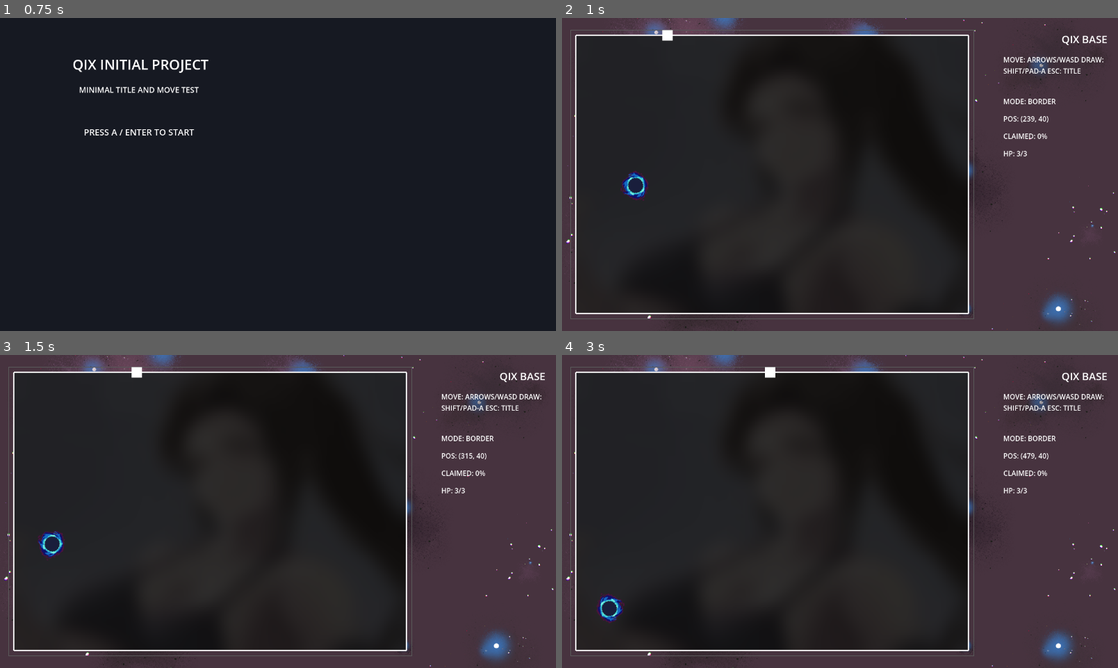
Above: before the commit, frames 1-4 (two rows, left to right).
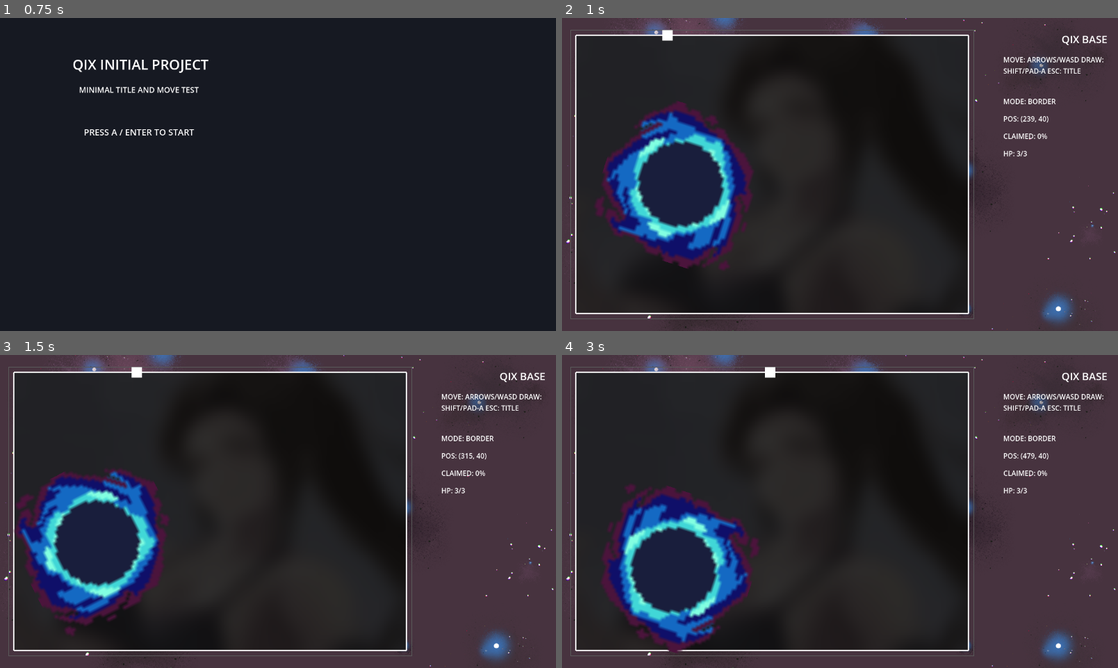
Above: after the commit, the same moments.

Repository: goenc/qix-project
Game: Godot game, scene res://scenes/title_main.tscn
The game is run twice, just before and just after one commit, with the same random seed, the same clock (stepped at 60 frames per second) and the same inputs.
Inputs (mouse positions are in pixels of both pictures, inside the frame that each line leads up to):
- Up to frame 1 (0.75 s): tap A at 0.5 s; move the mouse to (400, 158) at 0.52 s; hold Right (move_right) from 0.53 s (still down); tap Shift (qix_draw) at 0.6 s; click (400, 158) at 0.67 s
- Up to frame 2 (1 s): keep holding Right (move_right); tap Space at 0.77 s
- Up to frame 3 (1.5 s): move the mouse to (166, 527) at 1.27 s; release Right (move_right) at 1.28 s; hold Down (move_down) from 1.28 s (still down); tap Enter (qix_start) at 1.35 s
- Up to frame 4 (3 s): tap Space at 1.52 s; move the mouse to (895, 442) at 2.02 s; release Down (move_down) at 2.03 s; hold Right (move_right) 2.03-2.78 s; tap Shift (qix_draw) at 2.1 s; move the mouse to (812, 574) at 2.77 s; hold Up (move_up) from 2.78 s (still down); tap Enter (qix_start) at 2.85 s; click (812, 574) at 2.92 s

Frame 1 is identical in both runs. In frame 2, 7.0% of the frame differs, in the area x 6-35%, y 26-81%; in frame 3, 7.2%; in frame 4, 8.3%, in the area x 6-36%, y 41-96%.

Commit message:
BBOS の見た目とサイズを調整
・BBOS の赤い四角表示を black_hole 画像へ置き換え、Body のみを右回転させるようにした。
・scenes/enemy/bbos.tscn の Body を Polygon2D から Sprite2D に差し替え、res://assets/enemy/black_hole.png を中心基準かつ約 64x64 相当で表示する設定にした。
・scripts/enemy/bbos.gd に body_rotation_speed_deg と Body 参照を追加し、_process の先頭で Body のみ正の角速度で回転させる処理を加えた。
・C:\Godot\godot_console.exe --headless --editor --quit --path . で debug build 相当のアセット再インポートを実施した。
・headless 検証で Body が Sprite2D として black_hole.png を参照し、_process 呼び出しで回転角が増加することを確認した。
・BBOS の縦サイズを viewport 高の半分に自動同期するようにした。
・scripts/enemy/bbos.gd に viewport 高比率 0.5 のサイズ同期処理を追加し、ready 時と viewport サイズ変更時に BBOS のスケールを更新するようにした。
・scripts/enemy/bbos.gd で見た目スケール変更に合わせて collision_radius も同期し、反射や被弾の当たり判定を表示サイズと一致させた。
・C:\Godot\godot.exe --headless --path . --scene res://scenes/base_main.tscn --quit-after 1 が成功し、BBOS を含むベースシーンの初期化が通ることを確認した。

Diff:
--- a/scripts/enemy/bbos.gd
+++ b/scripts/enemy/bbos.gd
@@ -2,6 +2,7 @@
 
 const PlayfieldBoundary = preload("res://scripts/game/playfield_boundary.gd")
 const MAX_REFLECTIONS_PER_FRAME := 2
+const VIEWPORT_HEIGHT_RATIO := 0.5
 
 @export var move_speed: float = 140.0
 @export var direction_change_interval_min: float = 1.5
@@ -23,13 +24,20 @@
 var has_spawned := false
 var velocity := Vector2.ZERO
 var direction_change_timer := 0.0
+var base_scale := Vector2.ONE
+var base_collision_radius := 0.0
 
 
 func _ready() -> void:
 	rng.randomize()
 	if is_instance_valid(pick_area):
 		pick_area.set_meta(&"debug_pick_owner", self)
-	set_collision_radius(collision_radius)
+	base_scale = scale
+	base_collision_radius = maxf(collision_radius, maxf(min_collision_radius, 0.0))
+	_sync_size_to_viewport()
+	var viewport := get_viewport()
+	if is_instance_valid(viewport) and !viewport.size_changed.is_connected(_on_viewport_size_changed):
+		viewport.size_changed.connect(_on_viewport_size_changed)
 	_reset_direction_change_timer()
 	_pick_new_velocity()
 
@@ -134,6 +142,24 @@
 		)
 	elif playfield_rect.size.x > 0.0 and playfield_rect.size.y > 0.0:
 		position = _clamp_point_to_rect(position, _get_spawnable_rect(playfield_rect))
+
+
+func _on_viewport_size_changed() -> void:
+	_sync_size_to_viewport()
+
+
+func _sync_size_to_viewport() -> void:
+	var viewport_rect := get_viewport_rect()
+	if viewport_rect.size.y <= 0.0:
+		return
+
+	var target_diameter := viewport_rect.size.y * VIEWPORT_HEIGHT_RATIO
+	var source_diameter := base_collision_radius * 2.0
+	if source_diameter <= 0.0:
+		return
+
+	scale = base_scale * (target_diameter / source_diameter)
+	set_collision_radius(target_diameter * 0.5)
 
 
 func _get_spawnable_rect(rect: Rect2) -> Rect2:
Not shown, changed: runtime/commit_details.md
Not shown, changed: runtime/commit_message.md
